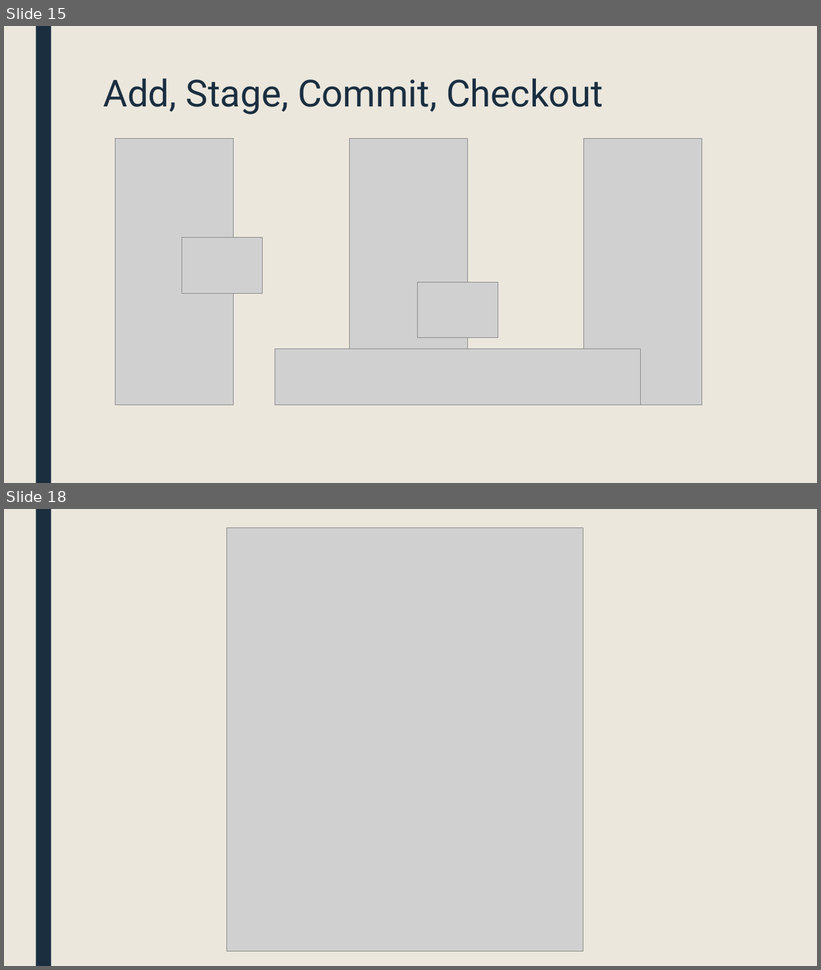
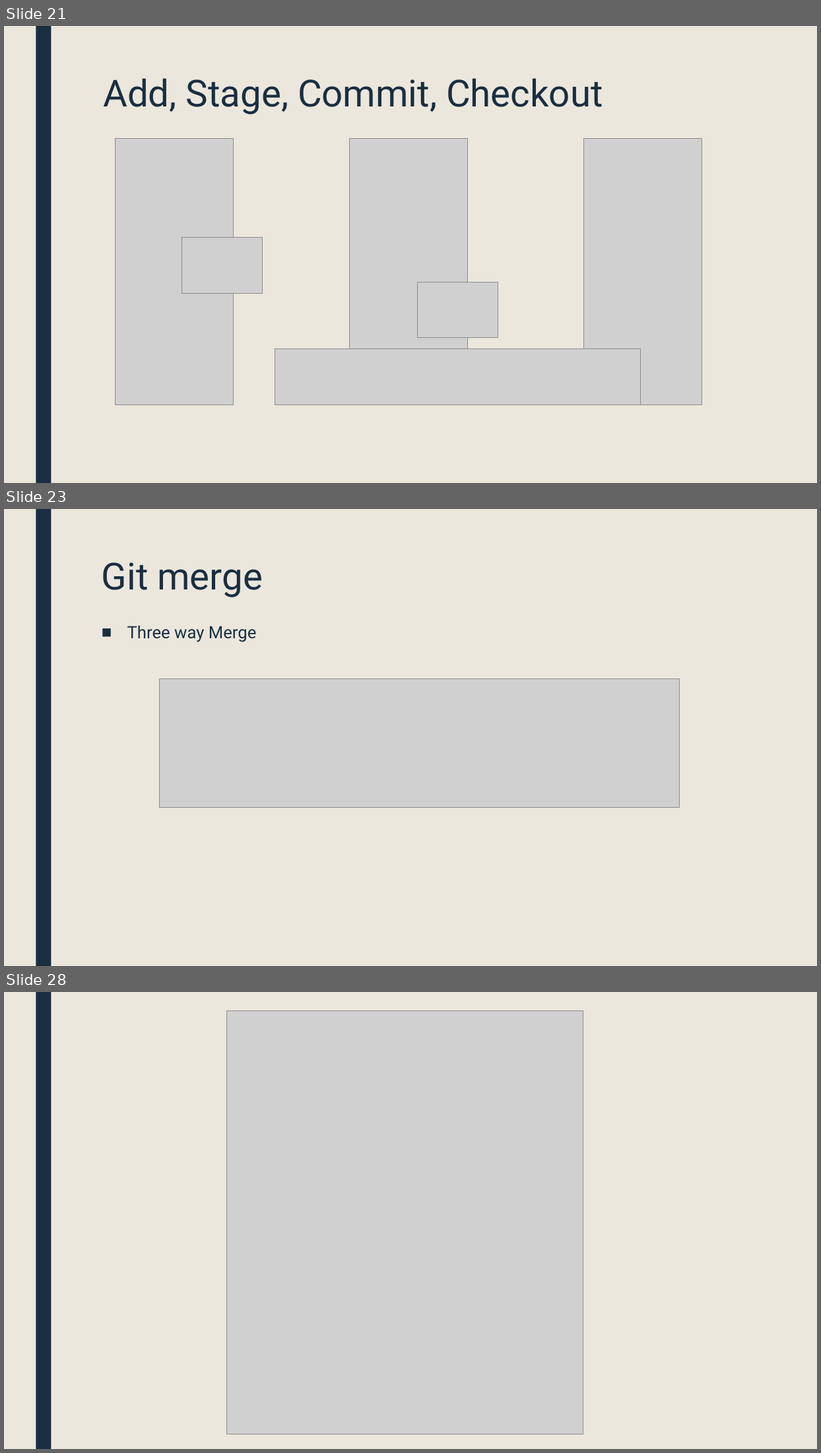
Before and after one commit to ufarm/sommer2016, a slide deck: GIT.pptx. Shown one above the other, each under a label of ours: slides 15 and 18 before the commit, slides 21, 23 and 28 after it; the slides between them are not shown. The pictures are 821x970 and 821x1453 pixels, drawn with LibreOffice and Linux fonts; fonts in the diff are those of the drawing; grey boxes stand for pictures. Boxes give left, top, right and bottom in pixels: in the first picture for what was removed or moved away, otherwise in the second. Text is boxed around its words. In the diff, an @@ line names an element or a change of style, - is before the commit and + after.

Commit message:
Added images for branches

```diff
--- a/GIT.pptx
+++ b/GIT.pptx
@@ slide 23 added at [4,509,817,966], background #EBE7DD; not listed: 1 template element that a slide beside it also shows @@
@@ title added at [102,562,263,597], 44 pt, text #1A2E40 @@
+Git merge
@@ text added at [127,625,257,642], 20 pt, text #1A2E40 @@
+■ Three way Merge
@@ picture added at [160,679,593,807] @@
@@ picture added at [160,679,680,807] @@
@@ what was slide 15 is now slide 21 @@
@@ what was slide 18 is now slide 28 @@
```
Also in this commit, not shown: 5 slides changed, 8 other slides added, 1 slide removed.
